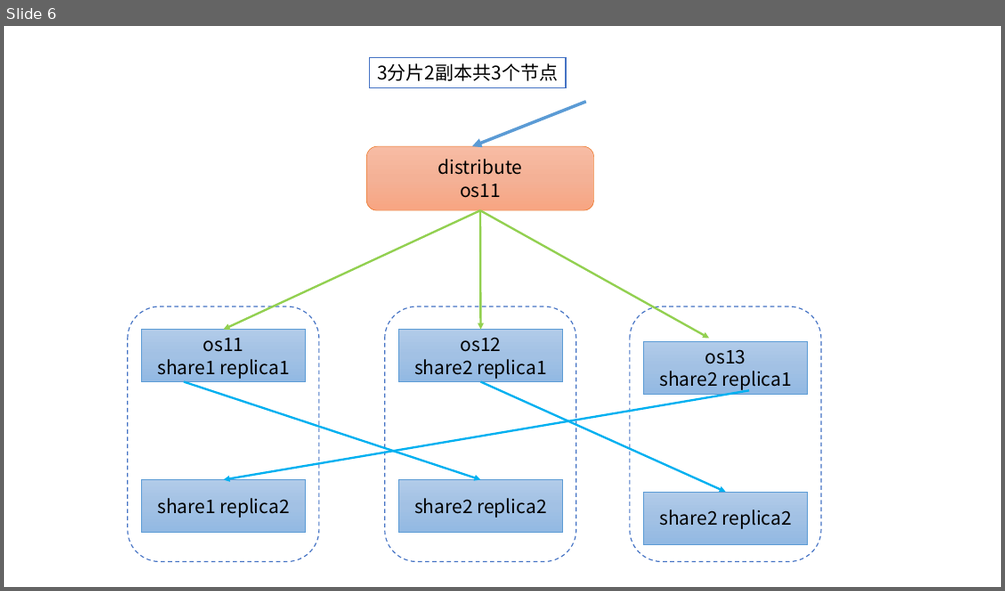
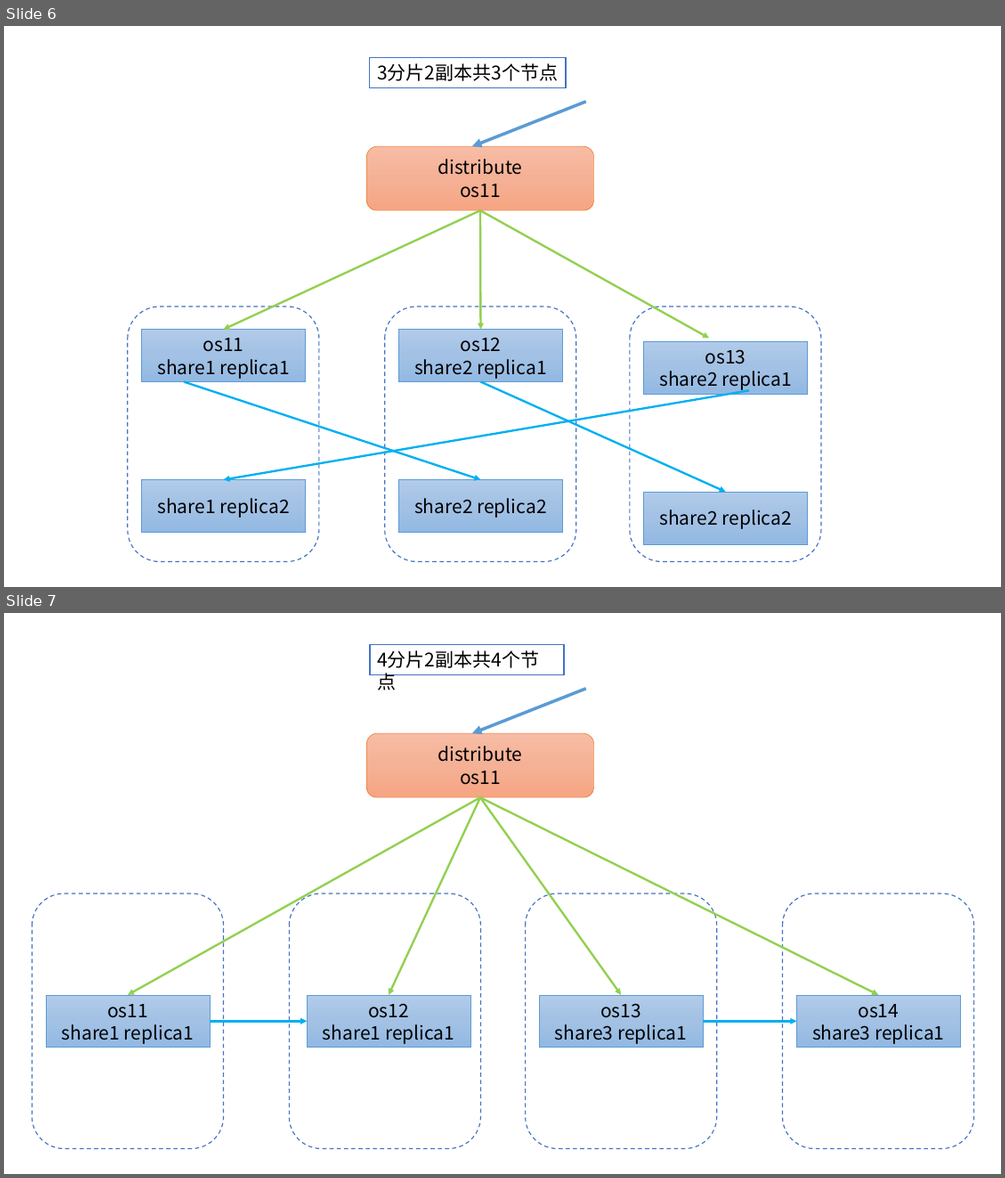
Before and after one commit to kkzfl22/learn-md, a slide deck: clickhouse/Clickhouse.pptx. Shown one above the other, each under a label of ours: slide 6 before the commit, slides 6 and 7 after it. The pictures are 1005x591 and 1005x1178 pixels, drawn with LibreOffice and Linux fonts; fonts in the diff are those of the drawing. Boxes give left, top, right and bottom in pixels: in the first picture for what was removed or moved away, otherwise in the second. Text is boxed around its words. In the diff, an @@ line names an element or a change of style, - is before the commit and + after.

Commit message:
分片集群的试验完成。

```diff
--- a/clickhouse/Clickhouse.pptx
+++ b/clickhouse/Clickhouse.pptx
@@ slide 7 added at <box>4,613,1001,1174</box>, background #FFFFFF @@
@@ rectangle added at <box>370,644,564,674</box>, fill #FFFFFF, outline #4472C4 1 pt, 18 pt, text #000000 @@
+4分片2副本共4个节点
@@ arrow added from (586, 689) to (472, 733), #5B9BD5 3 pt @@
@@ rounded rectangle added at <box>367,733,594,798</box>, fill gradient #F7BDA5 to #F5B196 to #F8A582, outline #ED7D31 0.5 pt, 18 pt, text #000000 @@
+distribute
+os11
@@ arrow added from (480, 798) to (128, 995), #92D050 2 pt @@
@@ arrow added from (480, 798) to (388, 995), #92D050 2 pt @@
@@ arrow added from (480, 798) to (621, 995), #92D050 2 pt @@
@@ arrow added from (480, 798) to (878, 995), #92D050 2 pt @@
@@ rounded rectangle added at <box>32,893,223,1149</box>, fill #FFFFFF, outline #4472C4 1 pt dashed @@
@@ rounded rectangle added at <box>289,893,480,1149</box>, fill #FFFFFF, outline #4472C4 1 pt dashed @@
@@ rounded rectangle added at <box>526,893,717,1149</box>, fill #FFFFFF, outline #4472C4 1 pt dashed @@
@@ rounded rectangle added at <box>783,893,974,1149</box>, fill #FFFFFF, outline #4472C4 1 pt dashed @@
@@ rectangle added at <box>46,995,210,1047</box>, fill gradient #B1CBE9 to #A3C1E5 to #93B9E4, outline #5B9BD5 0.5 pt, 18 pt, text #000000 @@
+os11
+share1 replica1
@@ rectangle added at <box>307,995,470,1047</box>, fill gradient #B1CBE9 to #A3C1E5 to #93B9E4, outline #5B9BD5 0.5 pt, 18 pt, text #000000 @@
+os12
+share1 replica1
@@ rectangle added at <box>540,995,704,1047</box>, fill gradient #B1CBE9 to #A3C1E5 to #93B9E4, outline #5B9BD5 0.5 pt, 18 pt, text #000000 @@
+os13
+share3 replica1
@@ rectangle added at <box>797,995,961,1047</box>, fill gradient #B1CBE9 to #A3C1E5 to #93B9E4, outline #5B9BD5 0.5 pt, 18 pt, text #000000 @@
+os14
+share3 replica1
@@ arrow added from (210, 1022) to (307, 1022), #00B0F0 2 pt @@
@@ arrow added from (704, 1022) to (797, 1022), #00B0F0 2 pt @@
```
Also in this commit, not shown: 2 other files.
